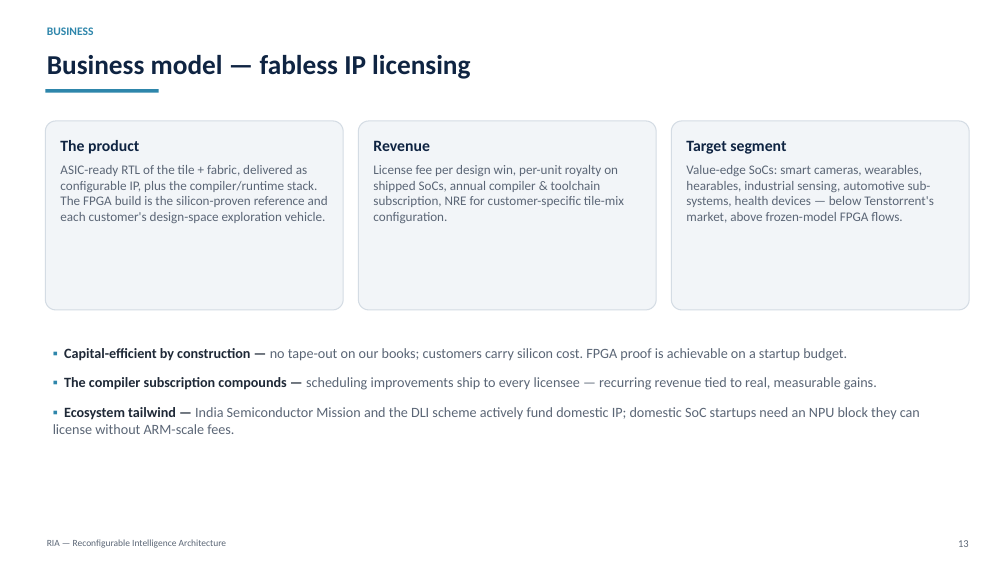
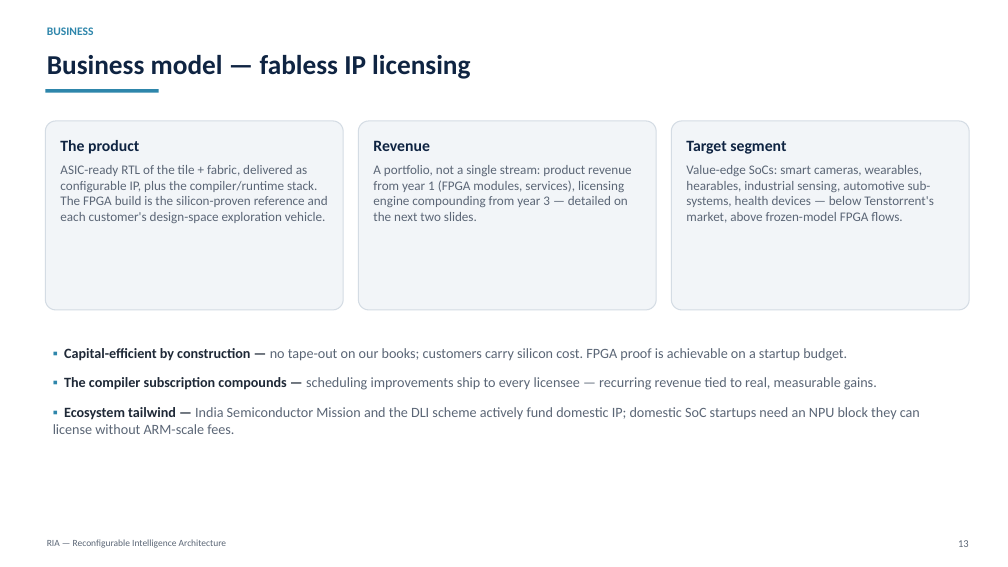
Before and after one commit to workmeevisai-gif/Proj_RIA, a slide deck: slide 13 of deck/RIA_Deck_v1.pptx. Drawn at 1008x567 pixels with LibreOffice and Linux fonts; fonts in the diff are those of the drawing. Boxes give left, top, right and bottom in pixels: in the first picture for what was removed or moved away, otherwise in the second. Text is boxed around its words. In the diff, an @@ line names an element or a change of style, - is before the commit and + after.

```diff
--- a/deck/RIA_Deck_v1.pptx
+++ b/deck/RIA_Deck_v1.pptx
@@ text in rounded rectangle at (373,165,631,221): text changed @@
-License fee per design win, per-unit royalty on shipped SoCs, annual compiler & toolchain subscription, NRE for customer-specific tile-mix configuration.
+A portfolio, not a single stream: product revenue from year 1 (FPGA modules, services), licensing engine compounding from year 3 — detailed on the next two slides.
```
Also in this commit, not shown: 2 other slides changed, 2 slides added, 1 other file.
